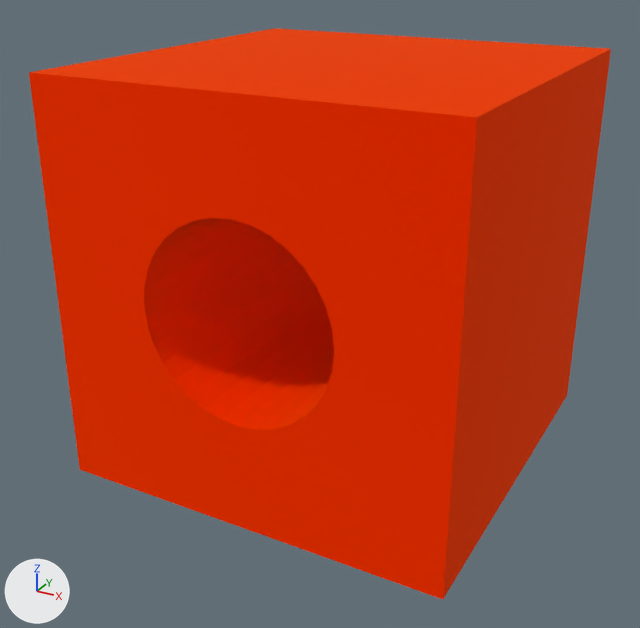
Two versions of the glTF model models/test/gltf/cube.gltf, one commit apart.
Before and after are seen from a 50 mm lens placed at (1.95, -3.8, 2.55), pointed at (-0.05, -0.15, 0.73). The lights are fixed; the arrows at lower left show +X, +Y and +Z. Where no turn or scale is listed for an object, it has been applied to the vertices.

The older version as bpy lines, for what is in view:
```python
mat_material_001 = principled_material('Material.001')
mat_material_001.base_color = (1.0, 0.0839, 0.0)  # orange #ff5200
mat_material_001.metallic = 1.0
mat_material_001.roughness = 1.0
me_cube_001 = bpy.data.meshes.new('Cube.001')
me_cube_001.from_pydata(...)  # 72 vertices, 144 faces; spans x -1.0..1.0, y -1.0..1.0, z -1.02..0.98
me_cube_001.materials.append(mat_material_001)  # orange #ff5200
ob_cube = bpy.data.objects.new('Cube', me_cube_001)
ob_cube.location = (0.0, 0.0, 1.0)
```
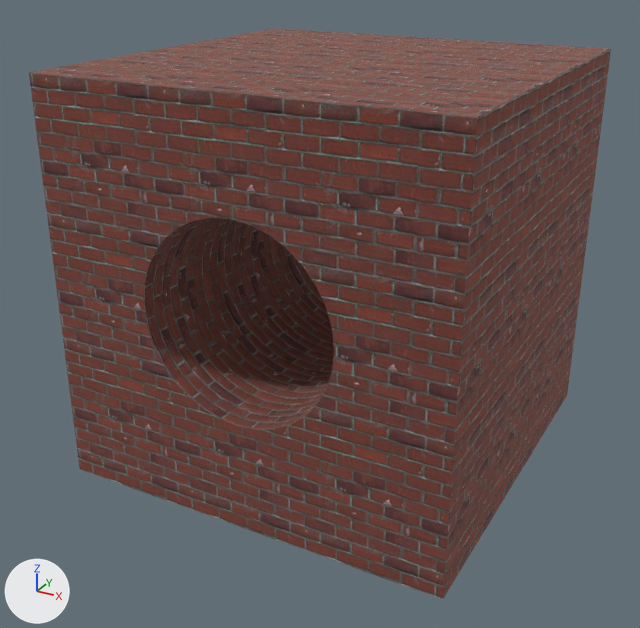
Patch to the scene script:
```diff
--- a/models/test/gltf/cube.gltf.py
+++ b/models/test/gltf/cube.gltf.py
@@ img_brick @@
+img_brick = load_image('brick', '_unpacked/brick', 225, 225, 'sRGB')
@@ img_brick_nrm @@
+img_brick_nrm = load_image('brick_NRM', '_unpacked/brick_NRM', 225, 225, 'Non-Color')
@@ mat_material_001 @@
 n0 = _N.new('ShaderNodeBsdfPrincipled'); n0.name = 'Principled BSDF'
-n0.inputs[0].default_value = (1.0, 0.0839, 0.0, 1.0)  # 'Base Color', orange #ff5200
 n0.inputs[1].default_value = 1.0  # 'Metallic'
@@ mat_material_001 @@
 n1 = _N.new('ShaderNodeOutputMaterial'); n1.name = 'Material Output'
+n2 = _N.new('ShaderNodeTexImage'); n2.name = 'Image Texture'
+n2.image = img_brick
+n3 = _N.new('ShaderNodeNormalMap'); n3.name = 'Normal Map'
+n3.uv_map = 'UVMap'
+n4 = _N.new('ShaderNodeTexImage'); n4.name = 'Image Texture.001'
+n4.image = img_brick_nrm
 _L.new(n0.outputs[0], n1.inputs[0])  # 'BSDF' to 'Surface'
+_L.new(n2.outputs[0], n0.inputs[0])  # 'Color' to 'Base Color'
+_L.new(n2.outputs[1], n0.inputs[4])  # 'Alpha' to 'Alpha'
+_L.new(n3.outputs[0], n0.inputs[5])  # 'Normal' to 'Normal'
+_L.new(n4.outputs[0], n3.inputs[1])  # 'Color' to 'Color'
```

Boxes [x1, y1, x2, y2] around the edits, measured in the pictures (640 x 628 px):
'Cube', surface changed (red to brown): [29, 28, 611, 599] in both
